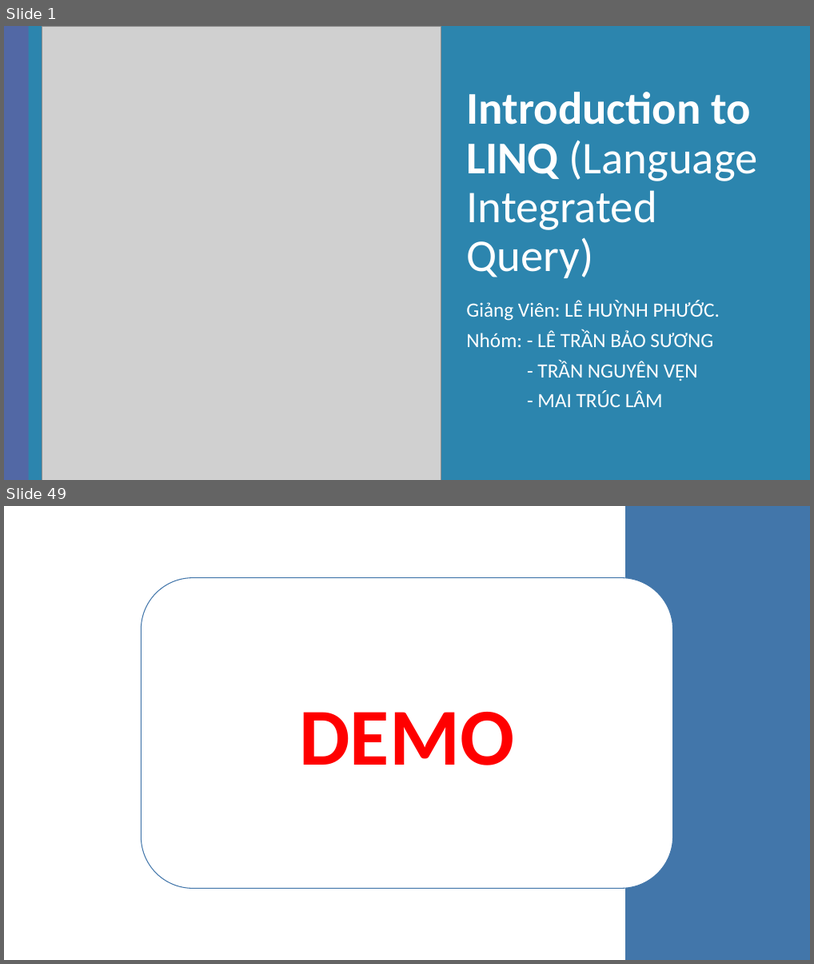
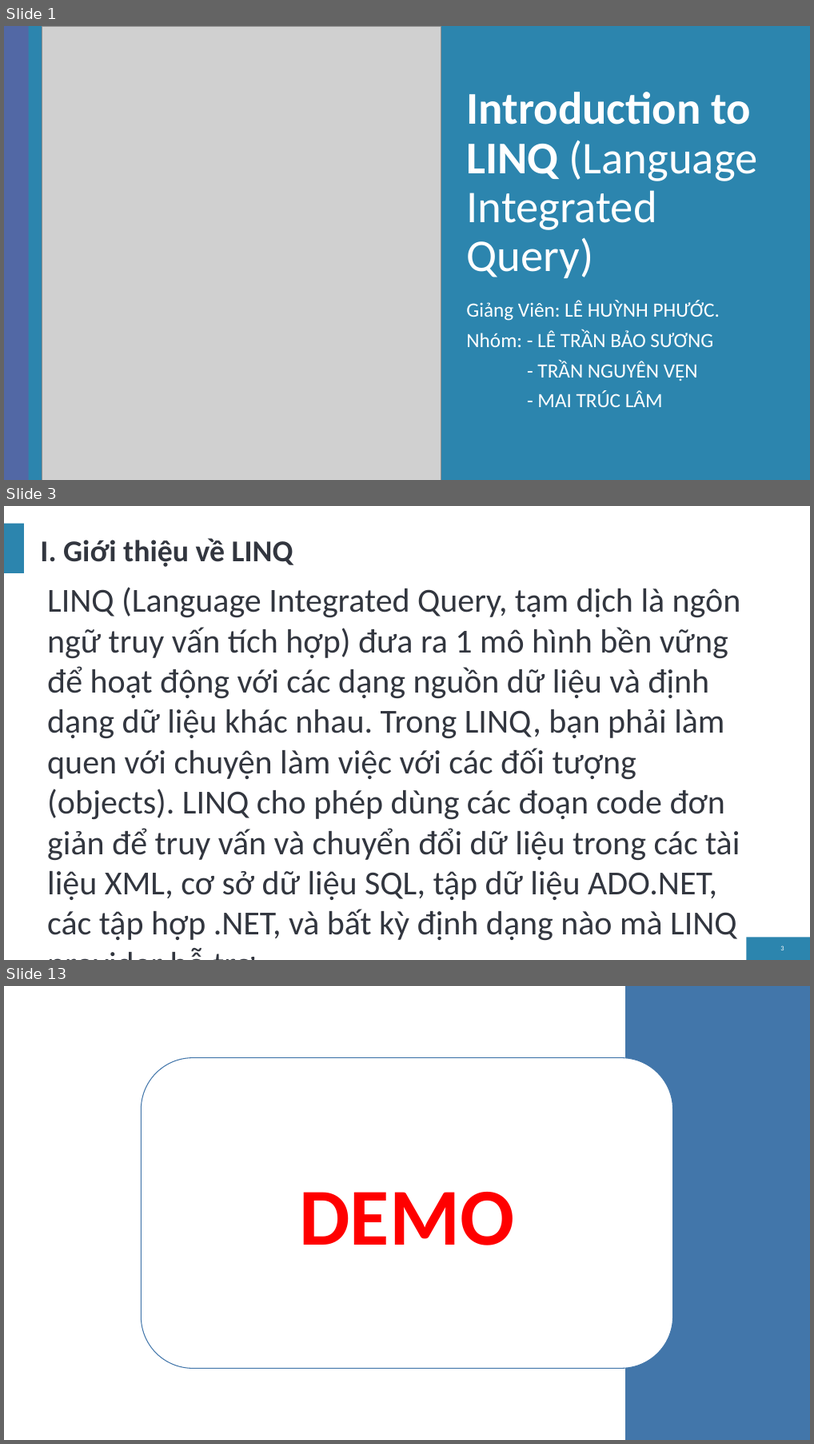
Before and after one commit to letranbaosuong/Lap-Trinh-Moi-Truong-Truc-Quan, a slide deck: Bao_Cao/LinQ.pptx. Shown one above the other, each under a label of ours: slides 1 and 49 before the commit, slides 1, 3 and 13 after it; the slides between them are not shown. The pictures are 814x964 and 814x1444 pixels, drawn with LibreOffice and Linux fonts; fonts in the diff are those of the drawing; grey boxes stand for pictures; background and template pictures are left out. Boxes give left, top, right and bottom in pixels: in the first picture for what was removed or moved away, otherwise in the second. Text is boxed around its words. In the diff, an @@ line names an element or a change of style, - is before the commit and + after.

```diff
--- a/Bao_Cao/LinQ.pptx
+++ b/Bao_Cao/LinQ.pptx
@@ slide 3 added at bbox=[4, 506, 810, 960], background #FFFFFF; not listed: 2 template elements that a slide beside it also shows @@
@@ title added at bbox=[40, 538, 294, 567], 36 pt, text #32363F, bold @@
+I. Giới thiệu về LINQ
@@ text added at bbox=[47, 587, 742, 940], 40 pt, text #32363F @@
+LINQ (Language Integrated Query, tạm dịch là ngôn ngữ truy vấn tích hợp) đưa ra 1 mô hình bền vững để hoạt động với các dạng nguồn dữ liệu và định dạng dữ liệu khác nhau. Trong LINQ, bạn phải làm quen với chuyện làm việc với các đối tượng (objects). LINQ cho phép dùng các đoạn code đơn giản để truy vấn và chuyển đổi dữ liệu trong các tài liệu XML, cơ sở dữ liệu SQL, tập dữ liệu ADO.NET, các tập hợp .NET, và bất kỳ định dạng nào mà LINQ provider hỗ trợ.
@@ page number added at bbox=[781, 945, 784, 950], 8 pt, text #FFFFFF @@
+3
@@ what was slide 49 is now slide 13 @@
```
Also in this commit, not shown: 10 other slides added, 55 slides removed, 46 other files.
